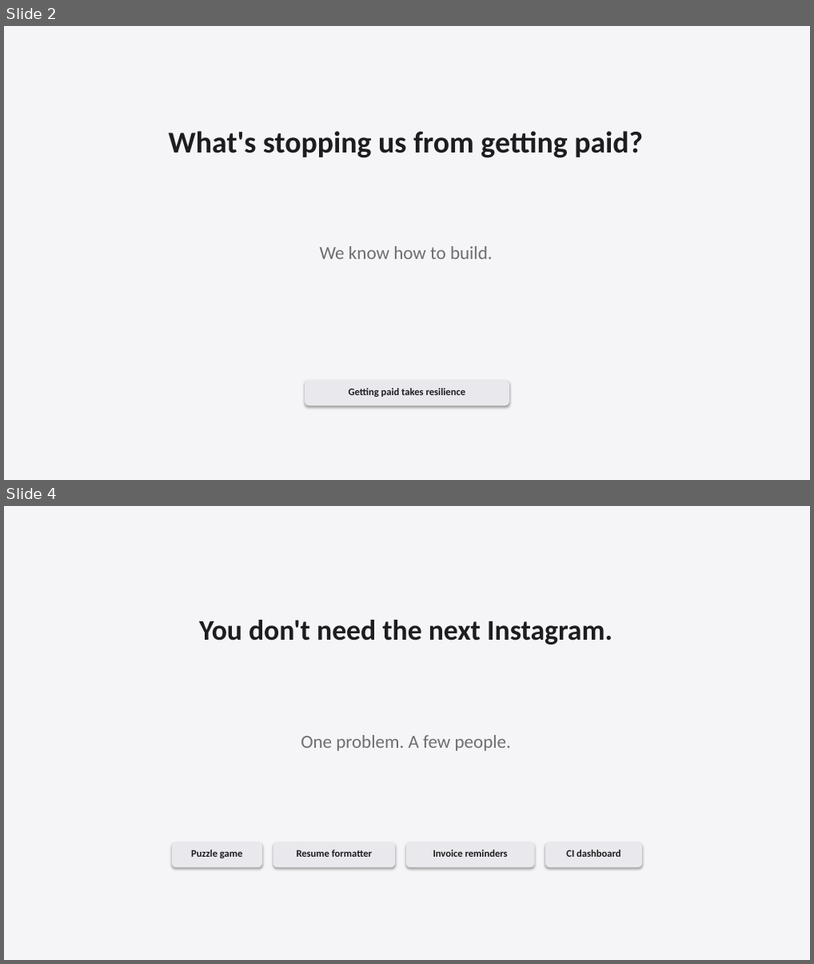
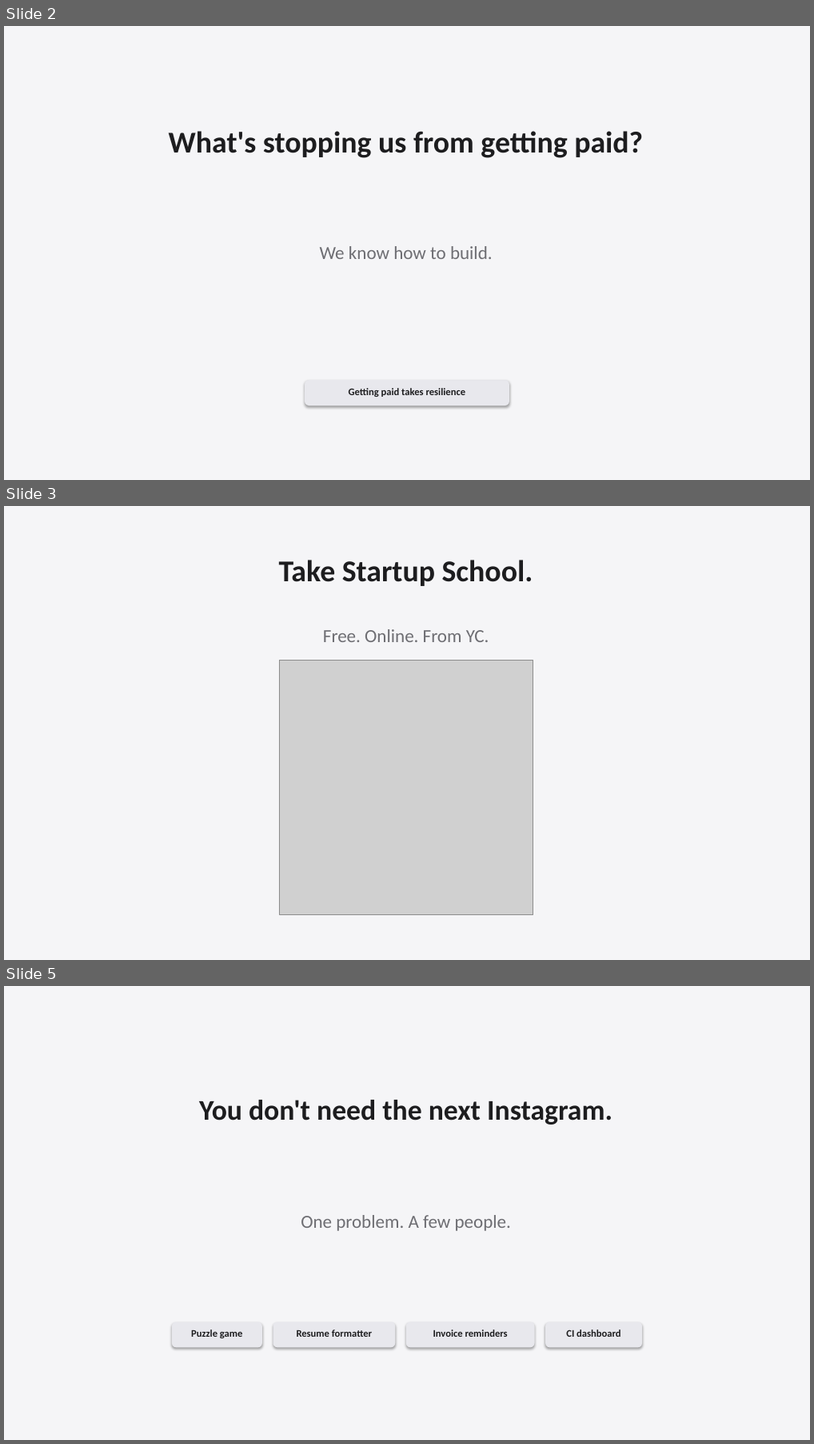
Before and after one commit to shangeethsivan/shangeethsivan.github.io, a slide deck: talks/shipaton-kug-chennai-2026/shipaton-kug-chennai-2026.pptx. Shown one above the other, each under a label of ours: slides 2 and 4 before the commit, slides 2, 3 and 5 after it; the slides between them are not shown. The pictures are 814x964 and 814x1444 pixels, drawn with LibreOffice and Linux fonts; fonts in the diff are those of the drawing; grey boxes stand for pictures. Boxes give left, top, right and bottom in pixels: in the first picture for what was removed or moved away, otherwise in the second. Text is boxed around its words. In the diff, an @@ line names an element or a change of style, - is before the commit and + after.

Commit message:
Add live product shots and a Startup School QR slide.
Drops the yellow GDG banner so the white deck can show real apps and keep the KUG art last.

```diff
--- a/talks/shipaton-kug-chennai-2026/shipaton-kug-chennai-2026.pptx
+++ b/talks/shipaton-kug-chennai-2026/shipaton-kug-chennai-2026.pptx
@@ slide 3 added at (4, 506, 810, 960), background #FFFFFF @@
@@ rectangle added at (4, 506, 810, 960), fill #F5F5F7 @@
@@ text added at (279, 560, 534, 586), 36 pt, text #1D1D1F, bold @@
+Take Startup School.
@@ text added at (323, 629, 490, 642), 22 pt, text #6E6E73 @@
+Free. Online. From YC.
@@ picture added at (279, 660, 534, 914) @@
@@ what was slide 4 is now slide 5 @@
```
Also in this commit, not shown: 3 slides changed, 1 other slide added, 1 slide removed, 14 other files.
